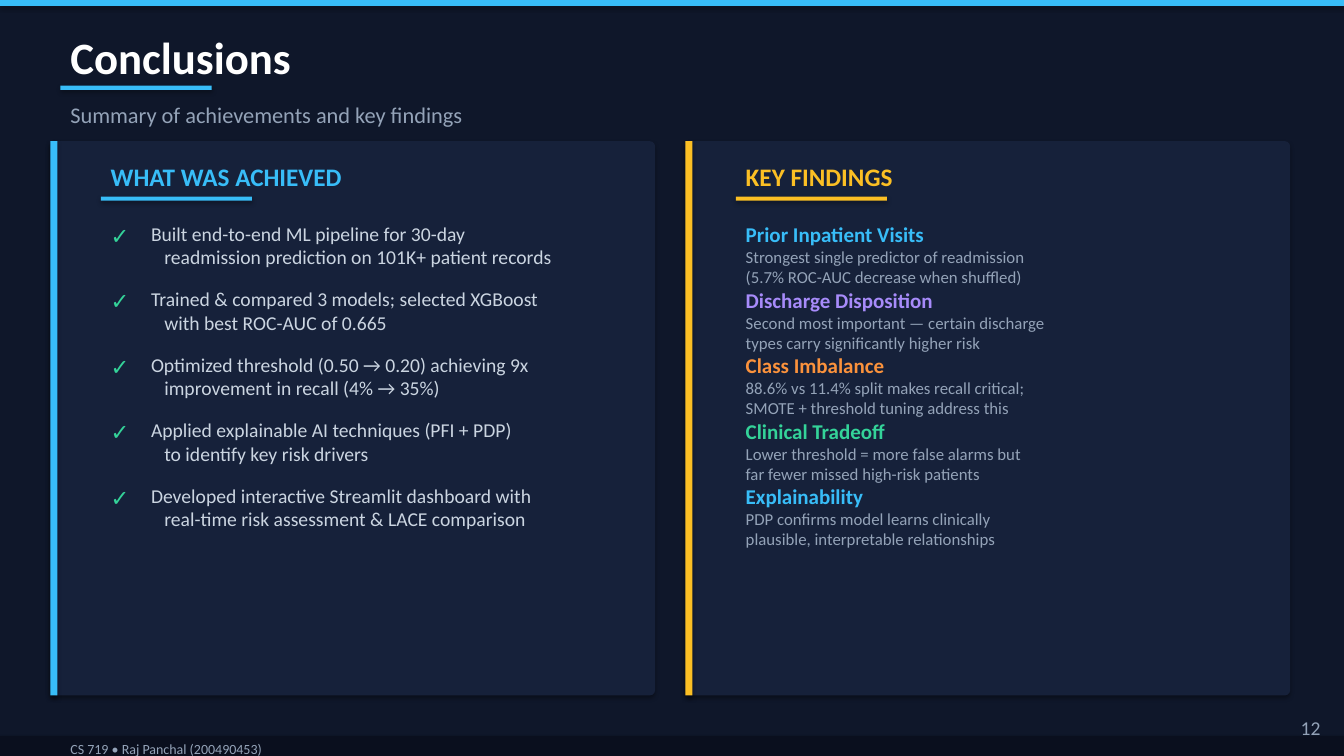
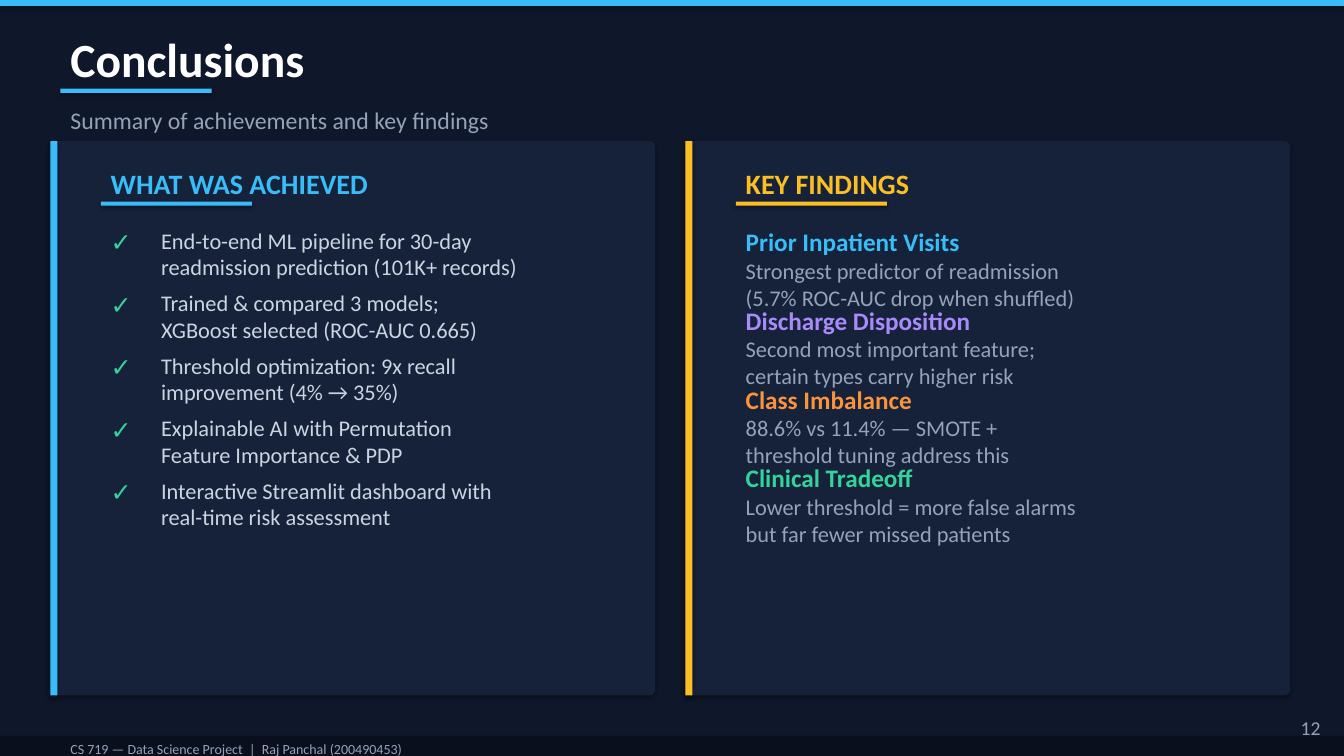
Before and after one commit to rajpanchal0101/CS-719, a slide deck: slide 12 of 200490453_Raj_Panchal_CS719_Final_Presentation.pptx. Drawn at 1344x756 pixels with LibreOffice and Linux fonts; fonts in the diff are those of the drawing. Boxes give left, top, right and bottom in pixels: in the first picture for what was removed or moved away, otherwise in the second. Text is boxed around its words. In the diff, an @@ line names an element or a change of style, - is before the commit and + after.

```diff
--- a/200490453_Raj_Panchal_CS719_Final_Presentation.pptx
+++ b/200490453_Raj_Panchal_CS719_Final_Presentation.pptx
@@ text "Conclusions" at [70,43,304,89]: size 32 to 34 pt @@
@@ text "Summary of achievements and key ..." at [70,112,488,133]: size 16 to 17 pt @@
@@ text "WHAT WAS ACHIEVED" at [111,175,367,194]: size 18 to 20 pt @@
@@ text "KEY FINDINGS" at [746,175,909,194]: size 18 to 20 pt @@
@@ rectangle: place and size @@
-rectangle at [101,197,252,201]
+rectangle at [101,202,252,206]
@@ rectangle: place and size @@
-rectangle at [736,197,887,201]
+rectangle at [736,202,887,206]
@@ text at [161,233,516,279]: text changed; size 14 to 16 pt @@
-Built end-to-end ML pipeline for 30-day
-readmission prediction on 101K+ patient records
+End-to-end ML pipeline for 30-day
+readmission prediction (101K+ records)
@@ text at [746,263,1074,310]: text changed; size 12 to 16 pt @@
-Strongest single predictor of readmission
-(5.7% ROC-AUC decrease when shuffled)
+Strongest predictor of readmission
+(5.7% ROC-AUC drop when shuffled)
@@ text at [161,295,477,341]: text changed; size 14 to 16 pt @@
-Trained & compared 3 models; selected XGBoost
-with best ROC-AUC of 0.665
+Trained & compared 3 models;
+XGBoost selected (ROC-AUC 0.665)
@@ text "Discharge Disposition": place and size @@
-text "Discharge Disposition" at [746,293,933,312]
+text "Discharge Disposition" at [746,312,970,335]
@@ text at [161,358,456,404]: text changed; size 14 to 16 pt @@
-Optimized threshold (0.50 → 0.20) achieving 9x
-improvement in recall (4% → 35%)
+Threshold optimization: 9x recall
+improvement (4% → 35%)
@@ text at [746,341,1035,388]: text changed; size 12 to 16 pt @@
-Second most important — certain discharge
-types carry significantly higher risk
+Second most important feature;
+certain types carry higher risk
@@ text "Class Imbalance": place and size @@
-text "Class Imbalance" at [746,358,884,373]
+text "Class Imbalance" at [746,391,911,409]
@@ text at [161,420,452,467]: text changed; size 14 to 16 pt @@
-Applied explainable AI techniques (PFI + PDP)
-to identify key risk drivers
+Explainable AI with Permutation
+Feature Importance & PDP
@@ text at [746,421,1009,467]: text changed; size 12 to 16 pt @@
-88.6% vs 11.4% split makes recall critical;
-SMOTE + threshold tuning address this
+88.6% vs 11.4% — SMOTE +
+threshold tuning address this
@@ size 16 to 18 pt in 4 elements at [101,284,141,315], [101,409,141,440], [101,222,141,252], [101,472,141,502] @@
@@ text "✓": place and size @@
-text "✓" at [101,479,141,509]
+text "✓" at [101,472,141,502]
@@ size 15 to 18 pt in 4 elements at [746,233,959,255], [746,312,970,335], [746,391,911,409], [746,469,913,487] @@
@@ text "Clinical Tradeoff": place and size @@
-text "Clinical Tradeoff" at [746,424,884,439]
+text "Clinical Tradeoff" at [746,469,913,487]
@@ text at [161,483,491,525]: text changed; size 14 to 16 pt @@
-Developed interactive Streamlit dashboard with
-real-time risk assessment & LACE comparison
+Interactive Streamlit dashboard with
+real-time risk assessment
@@ text at [746,499,1076,546]: text changed; size 12 to 16 pt @@
-Lower threshold = more false alarms but
-far fewer missed high-risk patients
+Lower threshold = more false alarms
+but far fewer missed patients
@@ text removed at [746,489,863,508] @@
-Explainability
@@ text removed at [746,513,995,548] @@
-PDP confirms model learns clinically
-plausible, interpretable relationships
@@ text at [70,744,402,756]: text changed @@
-CS 719 • Raj Panchal (200490453)
+CS 719 — Data Science Project | Raj Panchal (200490453)
```
Also in this commit, not shown: 11 other slides changed, 1 slide added, 1 slide removed.
